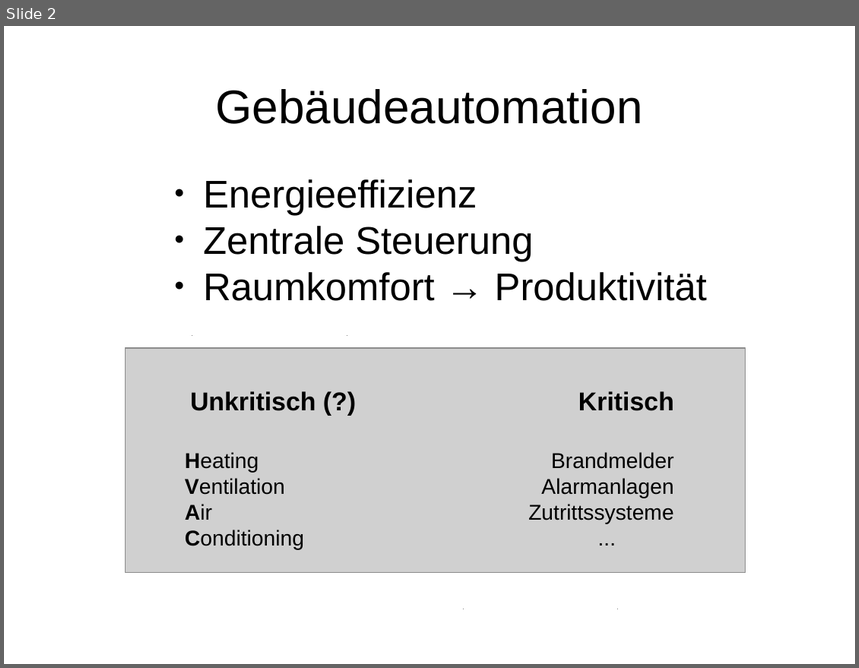
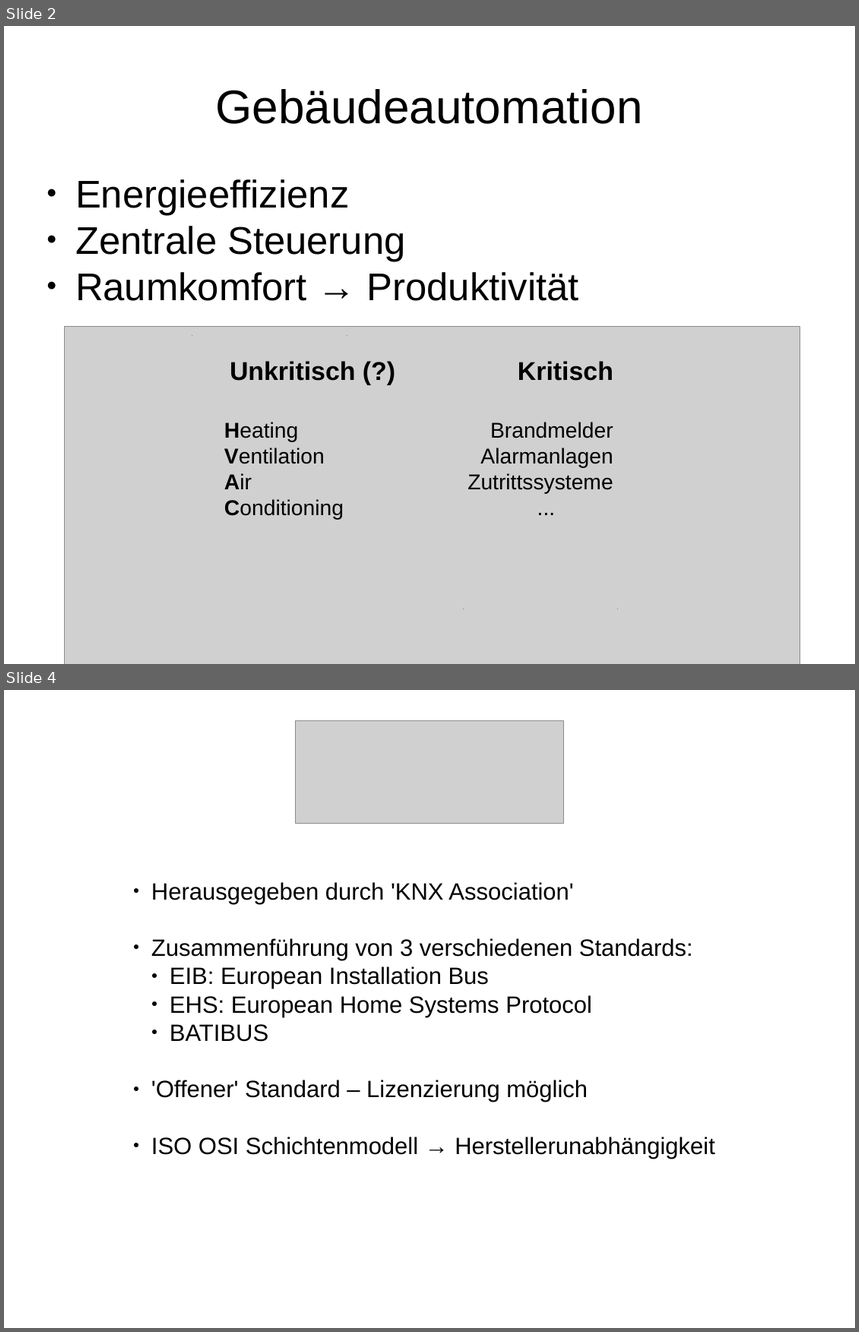
Before and after one commit to hglanzer/knxSec, a slide deck: Praesentation/KNX praesentation.odp. Shown one above the other, each under a label of ours: slide 2 before the commit, slides 2 and 4 after it; the slides between them are not shown. The pictures are 859x668 and 859x1332 pixels, drawn with LibreOffice and Linux fonts; fonts in the diff are those of the drawing; grey boxes stand for pictures; background and template pictures are left out. Boxes give left, top, right and bottom in pixels: in the first picture for what was removed or moved away, otherwise in the second. Text is boxed around its words. In the diff, an @@ line names an element or a change of style, - is before the commit and + after.

```diff
--- a/Praesentation/KNX praesentation.odp
+++ b/Praesentation/KNX praesentation.odp
@@ slide 4 added at <box>4,690,855,1328</box>, background picture (left out) @@
@@ picture added at <box>296,721,564,824</box> @@
@@ text added at <box>151,882,715,1159</box>, 22 pt, text #000000 @@
+● Herausgegeben durch 'KNX Association'
+● Zusammenführung von 3 verschiedenen Standards:
+  ● EIB: European Installation Bus
+  ● EHS: European Home Systems Protocol
+  ● BATIBUS
+● 'Offener' Standard – Lizenzierung möglich
+● ISO OSI Schichtenmodell → Herstellerunabhängigkeit
@@ slide 2 changed as well @@
@@ subtitle "Energieeffizienz" at <box>75,180,579,301</box>: list level 8 to 1 in "Energieeffizienz"; list level 8 to 1 in "Zentrale Steuerung"; list level 8 to 1 in "Raumkomfort → Produktivität" @@
@@ picture: place and size @@
-picture at <box>126,348,746,573</box>
+picture at <box>65,327,801,664</box>
@@ text "Unkritisch (?)": place and size @@
-text "Unkritisch (?)" at <box>185,392,316,550</box>
+text "Unkritisch (?)" at <box>224,361,356,520</box>
@@ text "Kritisch": place and size @@
-text "Kritisch" at <box>528,392,674,525</box>
+text "Kritisch" at <box>468,361,614,494</box>
@@ fill #CFE7F5 to #CFE7F5 at 50% opacity in 4 elements at <box>192,337,192,337</box>, <box>464,610,464,610</box>, <box>347,337,347,337</box>, <box>618,610,618,610</box> @@
```
Also in this commit, not shown: 1 other slide changed, 14 other slides added, 17 other files.
